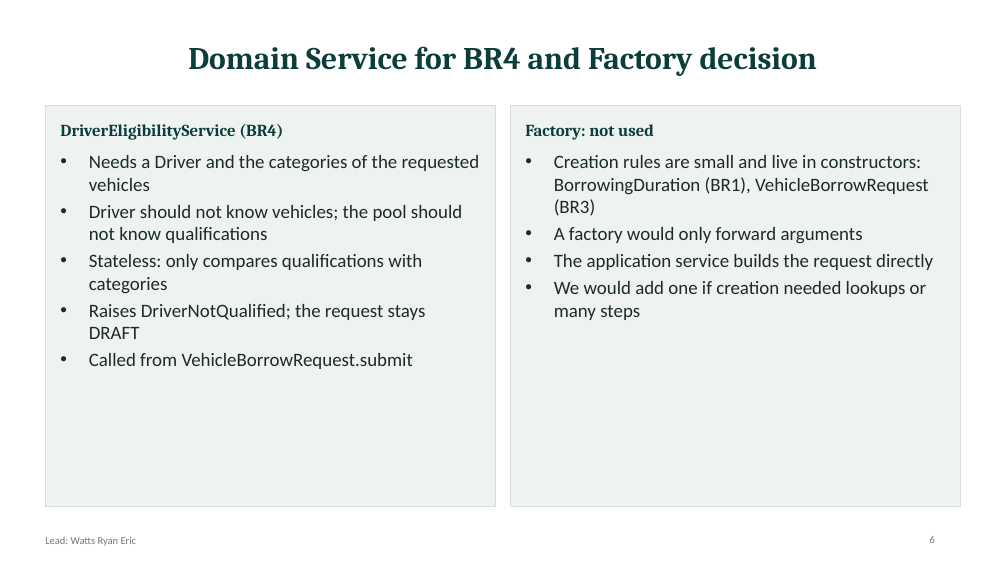
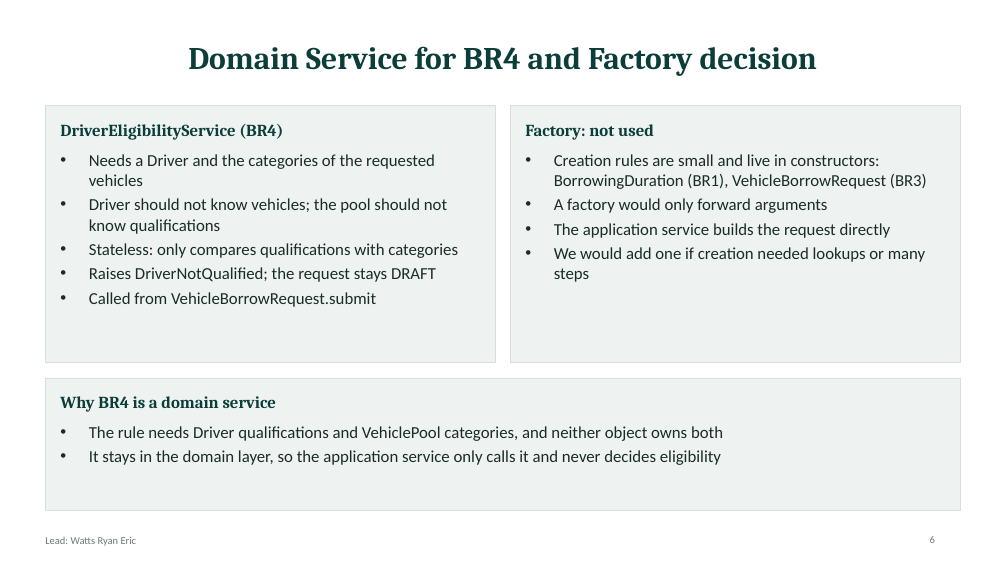
Before and after one commit to kirabo-brian/open-pool-vehicle-borrowing, a slide deck: slide 6 of Open_Pool_Vehicle_Borrowing_Slides.pptx. Drawn at 1008x567 pixels with LibreOffice and Linux fonts; fonts in the diff are those of the drawing. Boxes give left, top, right and bottom in pixels: in the first picture for what was removed or moved away, otherwise in the second. Text is boxed around its words. In the diff, an @@ line names an element or a change of style, - is before the commit and + after.

Commit message:
Replace stale files left by PR #1 and fix slide mismatches
PR #1 added the updated README, T3 test and evidence as "copy" files
beside the old ones. The old T3 test still imported from the repo root,
so only 7 of 8 tests ran. The copies now replace the originals, and
evidence/final_test_run.txt has been regenerated (8 tests, OK).

Slide fixes:
- Slide 8: add the Interface -> Domain dependency the code has
- Slides 9-10: use the real service and handler names
- Slide 3: PoolNotFound creates no request; only VehicleNotInPool
  leaves it in DRAFT
- Slides 4-6: shorter cards plus a rule-mapping strip; body sizes evened

```diff
--- a/Open_Pool_Vehicle_Borrowing_Slides.pptx
+++ b/Open_Pool_Vehicle_Borrowing_Slides.pptx
@@ rectangle: place and size @@
-rectangle at bbox=[45, 106, 495, 507]
+rectangle at bbox=[45, 106, 495, 363]
@@ rectangle: place and size @@
-rectangle at bbox=[510, 106, 960, 507]
+rectangle at bbox=[510, 106, 960, 363]
@@ text "Needs a Driver and the ..." at bbox=[89, 154, 458, 307]: size 18 to 16 pt @@
@@ text "Creation rules are small and ..." at bbox=[554, 154, 927, 282]: size 18 to 16 pt @@
@@ rectangle added at bbox=[45, 378, 960, 510], fill #EEF3F1, outline #D5E0DC 0.75 pt @@
@@ text added at bbox=[60, 396, 277, 412], 16 pt, text #0B3D3A, bold @@
+Why BR4 is a domain service
@@ text added at bbox=[89, 426, 723, 465], 16 pt, text #1B2B2A @@
+• The rule needs Driver qualifications and VehiclePool categories, and neither object owns both
+• It stays in the domain layer, so the application service only calls it and never decides eligibility
```
Also in this commit, not shown: 8 other slides changed, 10 other files.
